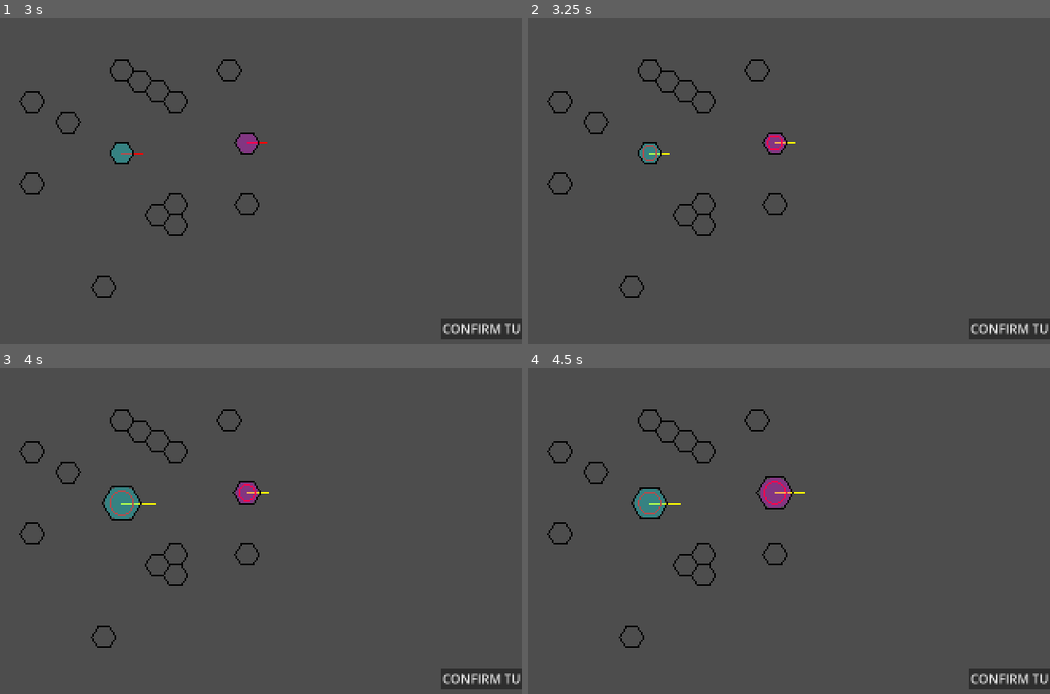
Above: before the commit, frames 1-4 (two rows, left to right).
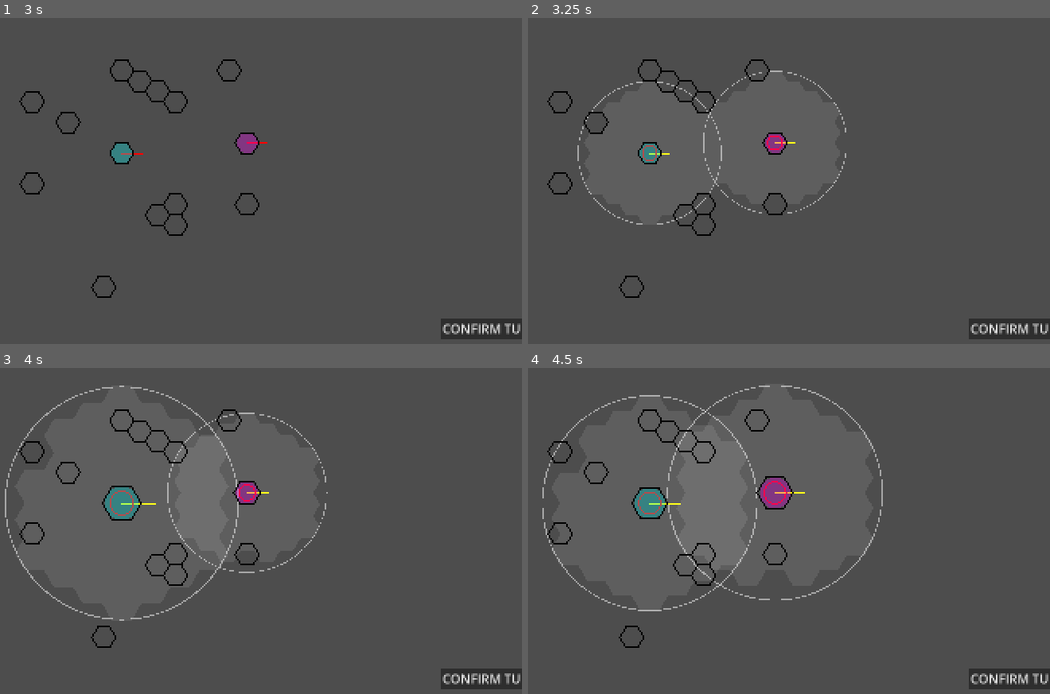
Above: after the commit, the same moments.

Repository: DoodlesQ/hex-strategy-game
Game: Godot game, scene res://main.tscn
Same seed, same stepped clock (60 frames per second), same inputs: the game is played once before the commit and once after it. The project has no main scene, so this scene is started directly.
Inputs (mouse positions are in pixels of both pictures, inside the frame that each line leads up to):
- Up to frame 1 (3 s): click "CONFIRM TURN" at 0.5 s; click "CONFIRM TURN" at 1.25 s; tap Enter at 2 s; move the mouse to (344, 154) at 2.02 s; hold Right (beat_cycle_up) 2.03-2.75 s; click (344, 154) at 2.1 s; tap \ (change_faction, bound only after the commit) at 2.3 s; drag from (78, 190) to (172, 242) at 2.77 s
- Up to frame 2 (3.25 s): no input
- Up to frame 3 (4 s): tap Space (change_tool) at 3.5, 3.6 s; move the mouse to (266, 442) at 3.52 s; hold Right (beat_cycle_up) from 3.53 s (still down); click (266, 442) at 3.67 s; tap \ (change_faction, bound only after the commit) at 3.8 s
- Up to frame 4 (4.5 s): release Right (beat_cycle_up) at 4.25 s; drag from (700, 592) to (538, 469) at 4.27 s

Frame 1 is identical in both runs. In frame 2, 0.4% of the frame differs, in the area x 9-61%, y 16-64%; in frame 3, 3.6%; in frame 4, 5.5%, in the area x 2-68%, y 5-75%.

Commit message:
Faction swap hotkey added

Diff:
--- a/Objects/beat_manager.gd
+++ b/Objects/beat_manager.gd
@@ -115,6 +115,12 @@
 				tool = Tool.COMMAND
 				beat_editing -= 1
 
+		if event.is_action("change_faction"):
+			if control_faction == Token.Faction.ONE:
+				control_faction = Token.Faction.TWO
+			else:
+				control_faction = Token.Faction.ONE
+
 		if tool == Tool.COMMAND:
 			if event.is_action("beat_cycle_up"):
 				beat_editing += 1 if beat_editing < 3 else -3
@@ -239,11 +245,13 @@
 			match command:
 				Command.Type.AIM, Command.Type.AIM_TARGET:
 					var aim_from : Vector3 = selected.backsolve(beat_editing)
-					selected.target_tile = Cubic.snapped(get_mouse_cubic())
-					selected.facing = Cubic.get_angle(selected.target_tile - aim_from)
-					selected.calculate_view_cones()
-					selected.generate_vision(beat_editing)
-					selected.queue_redraw()
+					var target_tile : Vector3 = Cubic.snapped(get_mouse_cubic())
+					if target_tile != aim_from:
+						selected.target_tile = target_tile
+						selected.facing = Cubic.get_angle(target_tile - aim_from)
+						selected.calculate_view_cones()
+						selected.generate_vision(beat_editing)
+						selected.queue_redraw()
 				_:
 					confirm_command()
 
--- a/Objects/token.gd
+++ b/Objects/token.gd
@@ -532,14 +532,17 @@
 		moment_accuracy *= periphery_penalty
 	if enemy.visibility == 1: moment_accuracy *= partial_penalty
 	var shot : float = randf() - enemy.token.evasion
+	var location : Vector3 = backsolve(beat)
 	if shot < moment_accuracy and shot > 0.0:
-		enemy.token.deal_damage(damage)
+		enemy.token.deal_damage(damage, location)
 	else:
-		enemy.token.deal_damage(damage * miss_penalty)
-
-func deal_damage(hits : float) -> void:
+		enemy.token.deal_damage(damage * miss_penalty, location)
+
+func deal_damage(hits : float, from : Vector3 = Vector3.INF) -> void:
 	health = max(0.0, health - hits)
 	print("DAMAGE DEALT. TOKEN @ %s REDUCED TO HEALTH " % cubic, health)
+	alert = true
+	if from.is_finite(): target_tile = from
 
 ## Reset this token's beats to the values defined in [member BLANK_BEAT].
 func reset() -> void:
@@ -600,9 +603,8 @@
 			false
 		)
 
-	if debug_draw_vision:
-		pass
-		#draw_vision()
+	if action == Action.NONE and debug_draw_vision:
+		draw_vision()
 
 	match faction:
 		Faction.ONE:
@@ -635,7 +637,10 @@
 		draw_colored_polygon(hex, Color(1,0,0,0.0))
 
 	draw_set_transform(Vector2.ZERO)
-	draw_vision_cone(self, self, facing, center)
+	if focused:
+		draw_vision_cone(self, self, facing, center)
+	else:
+		draw_periphery(self, self, center)
 
 static func draw_vision_cone(
 		canvas : CanvasItem,
--- a/project.godot
+++ b/project.godot
@@ -51,3 +51,8 @@
 , Object(InputEventKey,"resource_local_to_scene":false,"resource_name":"","device":-1,"window_id":0,"alt_pressed":false …(186 unchanged characters)…
 ]
 }
+change_faction={
+"deadzone": 0.2,
+"events": [Object(InputEventKey,"resource_local_to_scene":false,"resource_name":"","device":-1,"window_id":0,"alt_pressed":false,"shift_pressed":false,"ctrl_pressed":false,"meta_pressed":false,"pressed":false,"keycode":0,"physical_keycode":92,"key_label":0,"unicode":92,"location":0,"echo":false,"script":null)
+]
+}
